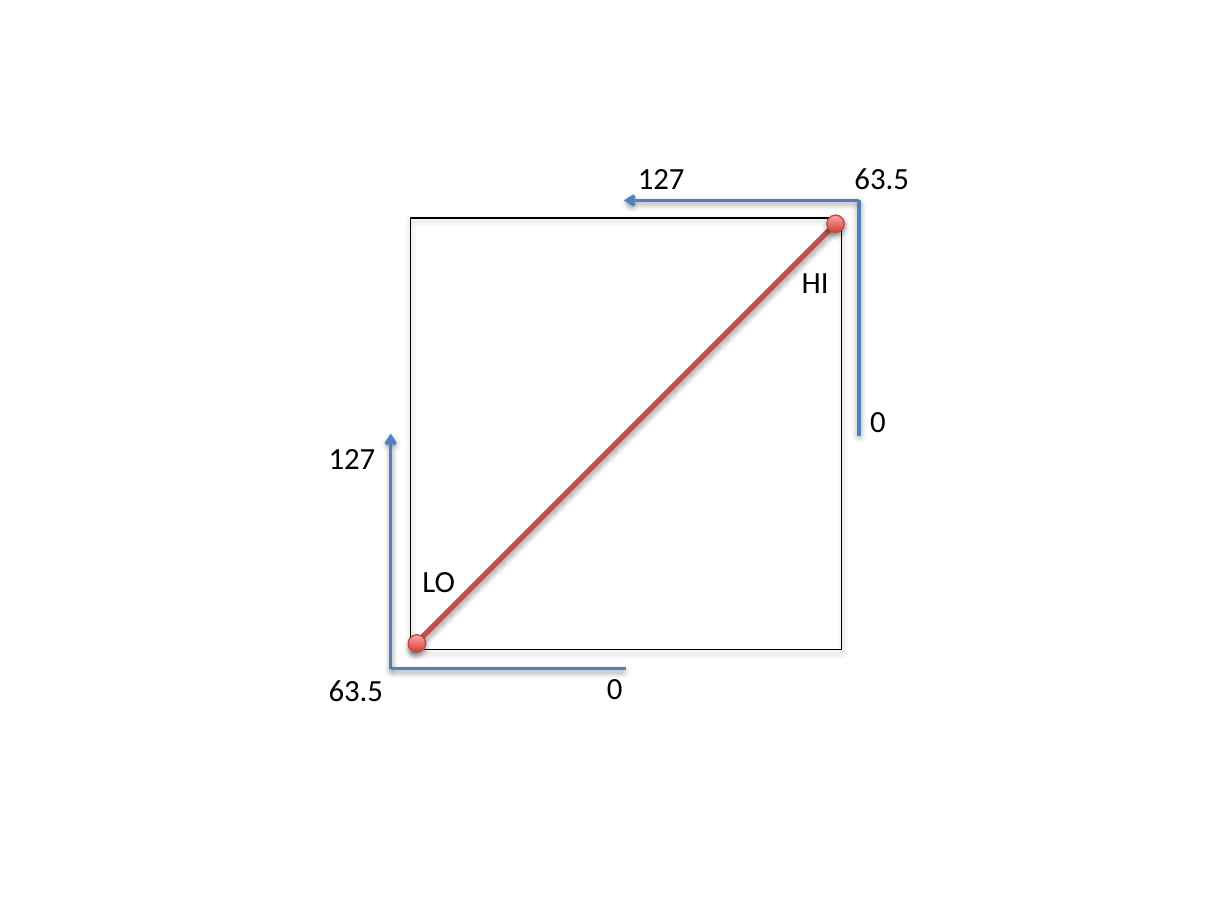
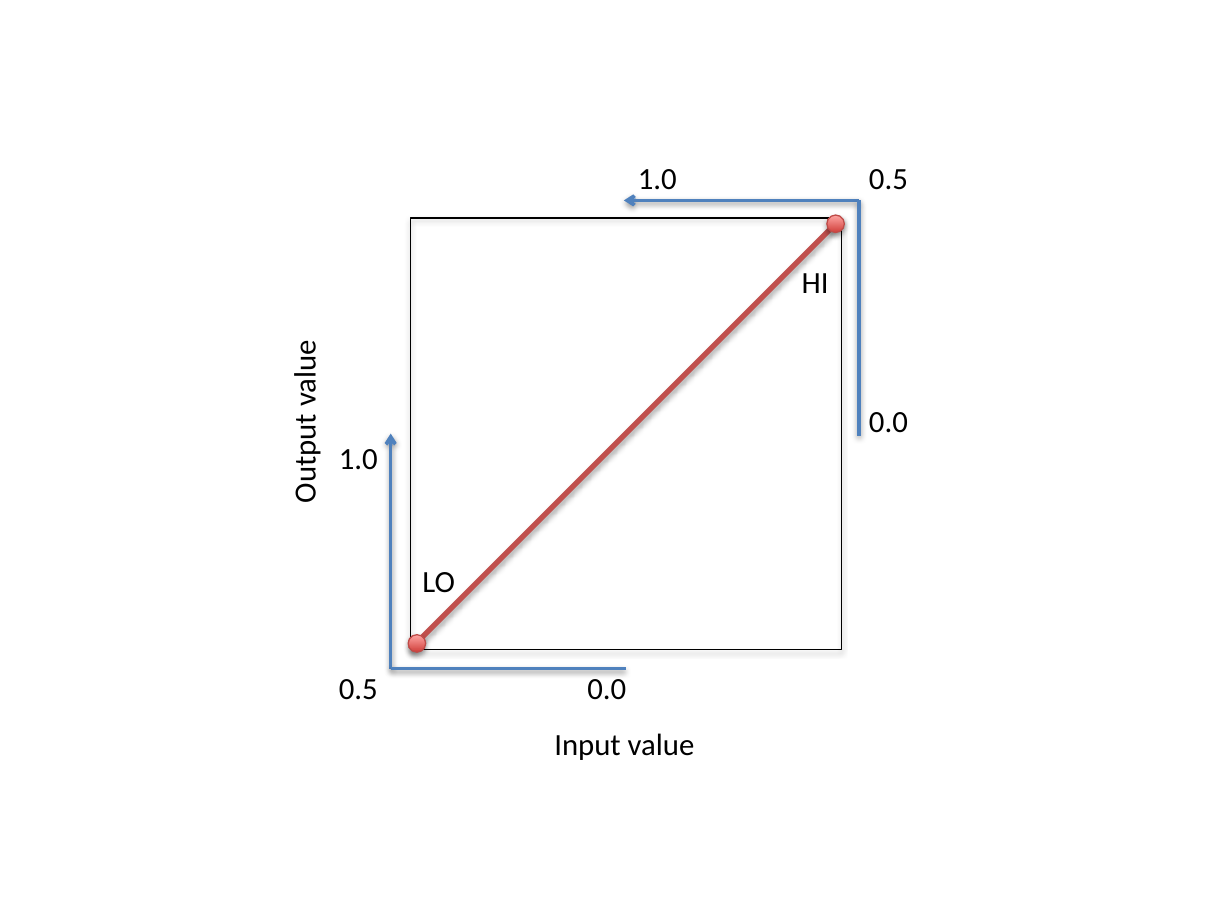
Before and after one commit to eegsynth/eegsynth, a slide deck: slide 1 of doc/figures/compress.pptx. Drawn at 1232x924 pixels with LibreOffice and Linux fonts; fonts in the diff are those of the drawing. Boxes give left, top, right and bottom in pixels: in the first picture for what was removed or moved away, otherwise in the second. Text is boxed around its words. In the diff, an @@ line names an element or a change of style, - is before the commit and + after.

Commit message:
FIX #333 - moved documentation from preprocessing to calibration - updated calibration/compression to use values from 0-1 instead of 0-127

```diff
--- a/doc/figures/compress.pptx
+++ b/doc/figures/compress.pptx
@@ text at (638,169,677,190): text changed @@
-127
+1.0
@@ text at (869,169,908,190): text changed @@
-63.5
+0.5
@@ text added at (286,346,324,501), 18 pt, text #000000 @@
+Output value
@@ text at (869,412,908,433): text changed @@
-0
+0.0
@@ text at (339,449,378,470): text changed @@
-127
+1.0
@@ text at (339,679,378,700): text changed @@
-63.5
+0.5
@@ text at (587,679,626,700): text changed @@
-0
+0.0
@@ text added at (554,733,695,760), 18 pt, text #000000 @@
+Input value
```
Also in this commit, not shown: 1 slide added, 7 other files.
